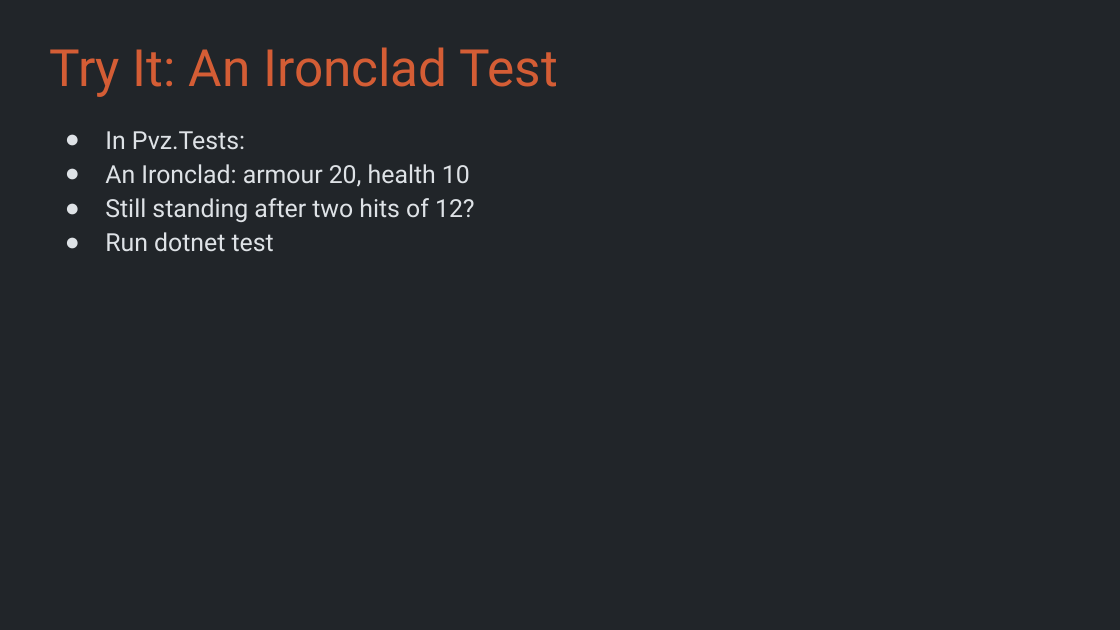
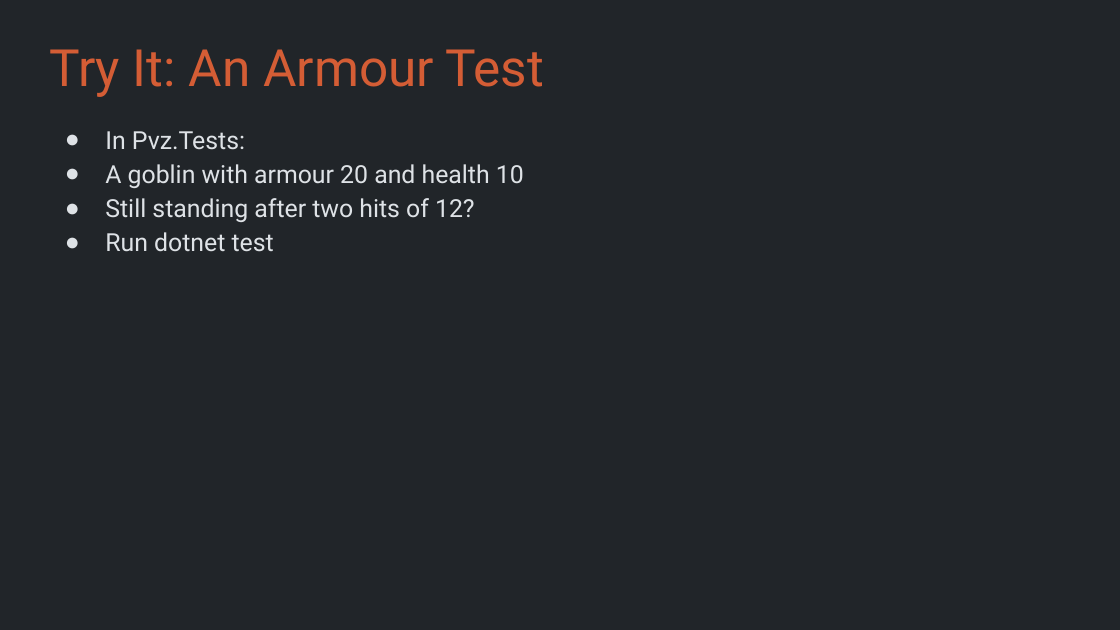
Before and after one commit to Metamate/gar, a slide deck: slide 19 of slides/09 Plants vs. Zombies.pptx. Drawn at 1120x630 pixels with LibreOffice and Linux fonts; fonts in the diff are those of the drawing. Boxes give left, top, right and bottom in pixels: in the first picture for what was removed or moved away, otherwise in the second. Text is boxed around its words. In the diff, an @@ line names an element or a change of style, - is before the commit and + after.

```diff
--- a/slides/09 Plants vs. Zombies.pptx
+++ b/slides/09 Plants vs. Zombies.pptx
@@ title at bbox=[49, 49, 545, 97]: text changed @@
-Try It: An Ironclad Test
+Try It: An Armour Test
@@ text at bbox=[105, 164, 524, 188]: text changed @@
-● An Ironclad: armour 20, health 10
+● A goblin with armour 20 and health 10
```
